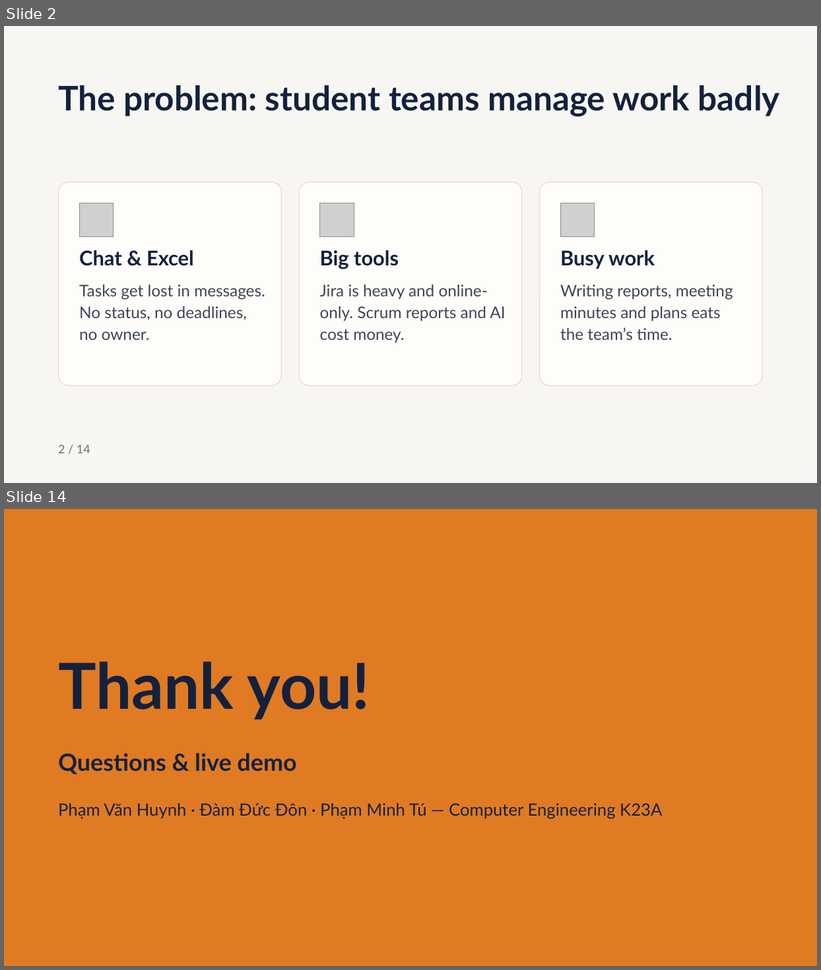
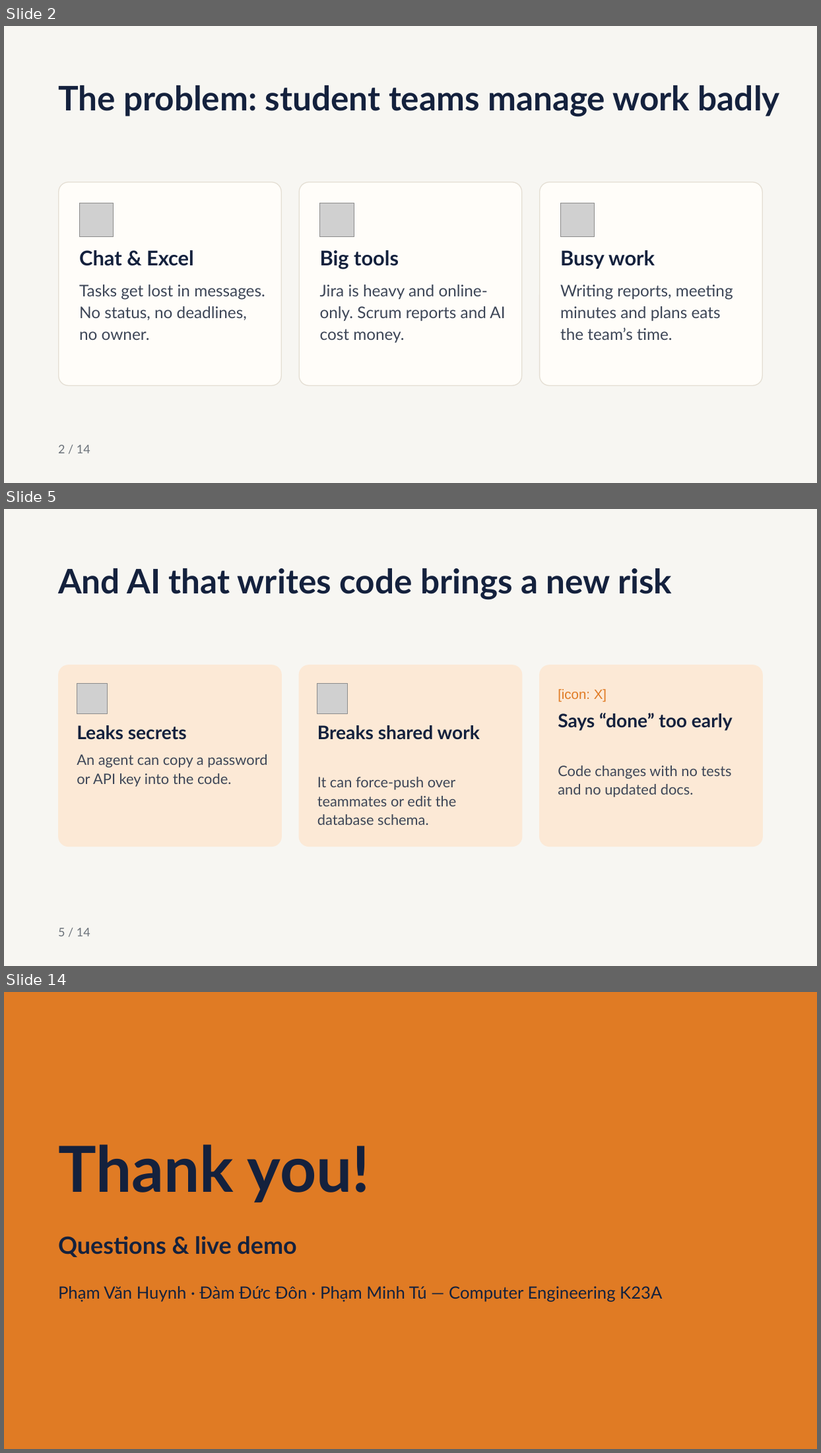
Before and after one commit to tupm2006/koshi, a slide deck: report/Slides-EN.pptx. Shown one above the other, each under a label of ours: slides 2 and 14 before the commit, slides 2, 5 and 14 after it; the slides between them are not shown. The pictures are 821x970 and 821x1453 pixels, drawn with LibreOffice and Linux fonts; fonts in the diff are those of the drawing; grey boxes stand for pictures. Boxes give left, top, right and bottom in pixels: in the first picture for what was removed or moved away, otherwise in the second. Text is boxed around its words. In the diff, an @@ line names an element or a change of style, - is before the commit and + after.

```diff
--- a/report/Slides-EN.pptx
+++ b/report/Slides-EN.pptx
@@ slide 5 added at (x1=4, y1=509, x2=817, y2=966), background #F7F6F2 @@
@@ title added at (x1=58, y1=568, x2=672, y2=600), 40 pt, text #14213D, bold @@
+And AI that writes code brings a new risk
@@ rounded rectangle added at (x1=58, y1=665, x2=282, y2=848), fill #FCE9D6 @@
@@ rounded rectangle added at (x1=298, y1=665, x2=523, y2=848), fill #FCE9D6 @@
@@ rounded rectangle added at (x1=539, y1=665, x2=764, y2=848), fill #FCE9D6 @@
@@ picture added at (x1=77, y1=683, x2=107, y2=714) @@
@@ picture added at (x1=318, y1=683, x2=348, y2=714) @@
@@ text added at (x1=558, y1=689, x2=607, y2=702), 16 pt, text #E07B24 @@
+[icon: X]
@@ text added at (x1=77, y1=725, x2=187, y2=740), 22 pt, text #14213D, bold @@
+Leaks secrets
@@ text added at (x1=318, y1=725, x2=480, y2=740), 22 pt, text #14213D, bold @@
+Breaks shared work
@@ text added at (x1=558, y1=713, x2=733, y2=731), 22 pt, text #14213D, bold @@
+Says “done” too early
@@ text added at (x1=77, y1=755, x2=267, y2=787), 17 pt, text #3D4657 @@
+An agent can copy a password or API key into the code.
@@ text added at (x1=558, y1=766, x2=732, y2=797), 17 pt, text #3D4657 @@
+Code changes with no tests and no updated docs.
@@ text added at (x1=318, y1=777, x2=457, y2=825), 17 pt, text #3D4657 @@
+It can force-push over teammates or edit the database schema.
@@ text added at (x1=58, y1=928, x2=90, y2=937), 14 pt, text #6A7179 @@
+5 / 14
```
Also in this commit, not shown: 4 slides changed, 6 other slides added, 7 slides removed, 1 other file.
